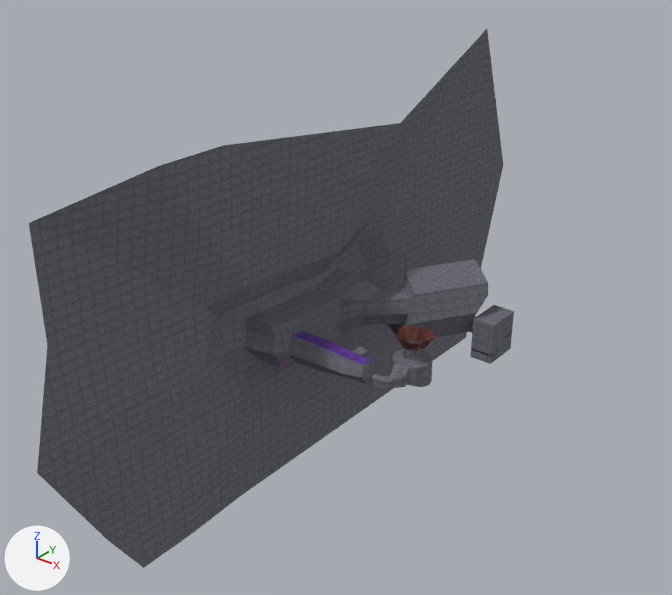
The glTF model levels/level.glb as it was, and as the next commit left it.
The view is the same before and after, from a camera (50 mm lens) standing at (222.0, -338.0, 239.0) and looking at (-52.0, 4.0, 27.0). The lights are fixed; the arrows at lower left show +X, +Y and +Z. Vertices at the same position are counted once.

Names of what the first picture shows: 'level'.
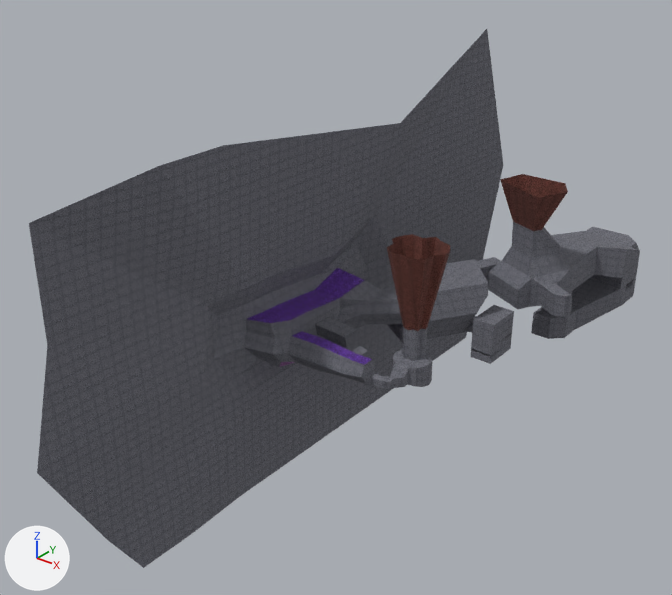
Changed parts and their boxes [x1, y1, x2, y2] in the pictures (672 x 595 px):
'level', reshaped (26% wider): before [29, 29, 514, 568]; after [29, 29, 640, 568]
part 1 of me_level_col, built on: before [303, 310, 435, 361]; after [303, 174, 640, 361]
part 2 of me_level_col, surface changed: [246, 176, 501, 366] in both
part 3 of me_level_col, recoloured (grey to purple): [247, 268, 364, 323] in both

Patch to the scene script:
```diff
--- a/levels/level.glb.py
+++ b/levels/level.glb.py
@@ me_level_col @@
 # used by ob_level; location = (0.0, 0.0, 0.0)
-me_level_col.from_pydata(...)  # 324 vertices, 617 faces; spans x -81.0..10.0, y -167.0..217.0, z -79.0..138.0
+me_level_col.from_pydata(...)  # 509 vertices, 988 faces; spans x -81.0..34.0, y -167.0..222.0, z -79.0..138.0
+# me_level_col part 1
+# 4 faces are deleted
+# 16 vertices in x -6.0..6.0, y -5.0..7.0, z 18.0 move by (0.0, 0.0, 11.0)
+# 18 vertices move from x -45.0..10.0, y -8.0..56.0, z -5.0..24.0 to x -44.0..15.0, y -13.0..58.0, z -6.0..70.0
+# 153 vertices are added at x -56.0..34.0, y -8.0..222.0, z -37.0..69.0
+# 11 new vertices lie (0.0, 7.0, 0.0) away from vertices in x -56.0..8.0, y -14.0..212.0, z -22.0..19.0
+# 6 new vertices lie (0.0, 0.0, 14.0) away from vertices in x -7.0..13.0, y 145.0..221.0, z -37.0..-3.0
+# 5 new vertices lie (1.0, 0.0, -18.0) away from vertices in x -13.0..20.0, y 131.0..171.0, z 19.0
+# 5 new vertices lie (0.0, 10.0, 0.0) away from vertices in x -56.0..26.0, y -8.0..212.0, z -27.0..15.0
+# 5 new vertices lie (0.0, 9.0, 0.0) away from vertices in x -56.0..27.0, y -7.0..212.0, z -30.0..11.0
+# 342 new faces join them, mat_alien_stone (picture img_textured_conrete_paint)
+# 33 new faces join them, mat_alien_dirt (picture img_gravel)
+# me_level_col part 2: 613 kept faces spanning x -81.0..15.0, y -167.0..217.0, z -79.0..138.0 get new texture (UV) coordinates
+# me_level_col part 3: 8 faces spanning x -76.0..-56.0, y -39.0..34.0, z 23.0..27.0 switch from mat_alien_stone (picture img_textured_conrete_paint) to mat_aliien_lefes (picture img_living_wall)
 me_level_col.materials.append(mat_alien_grass)
```
